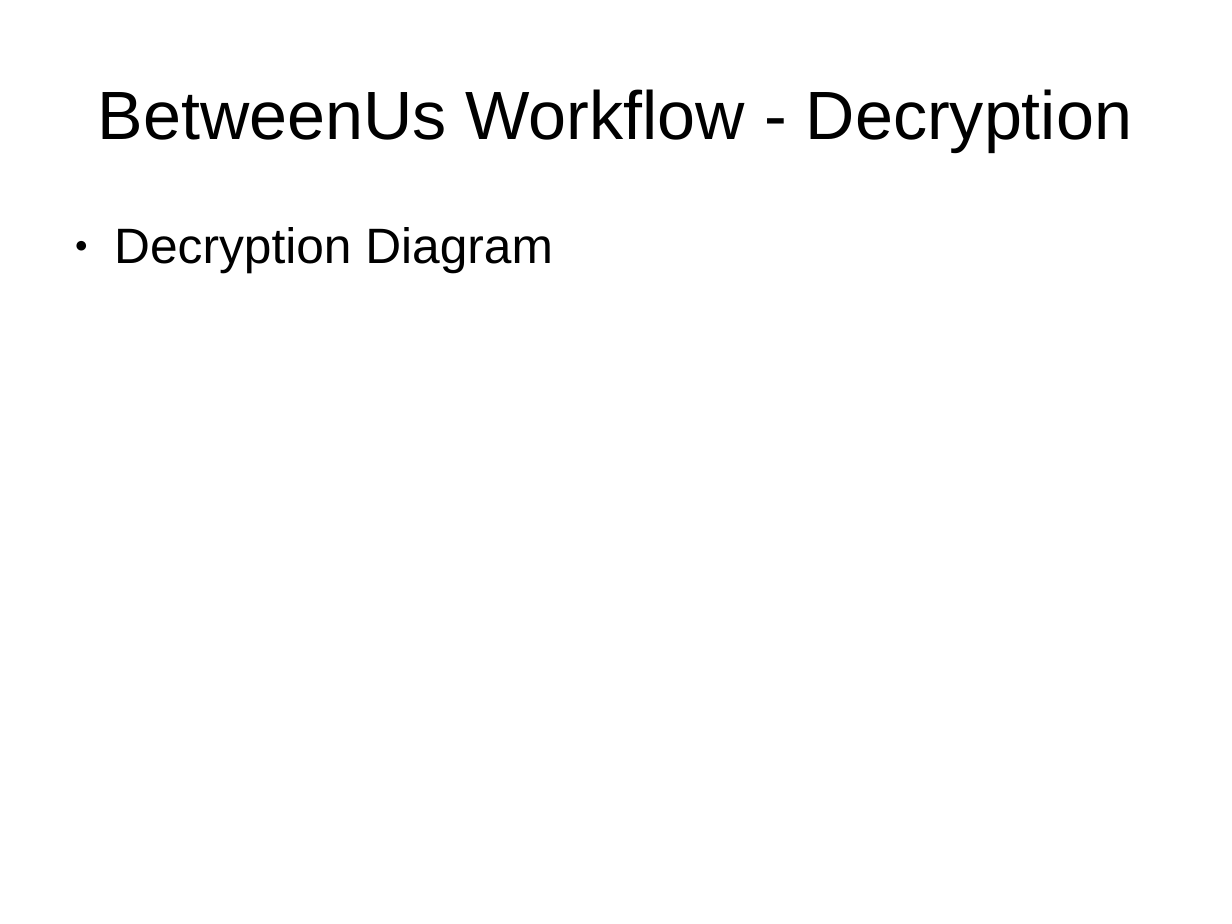
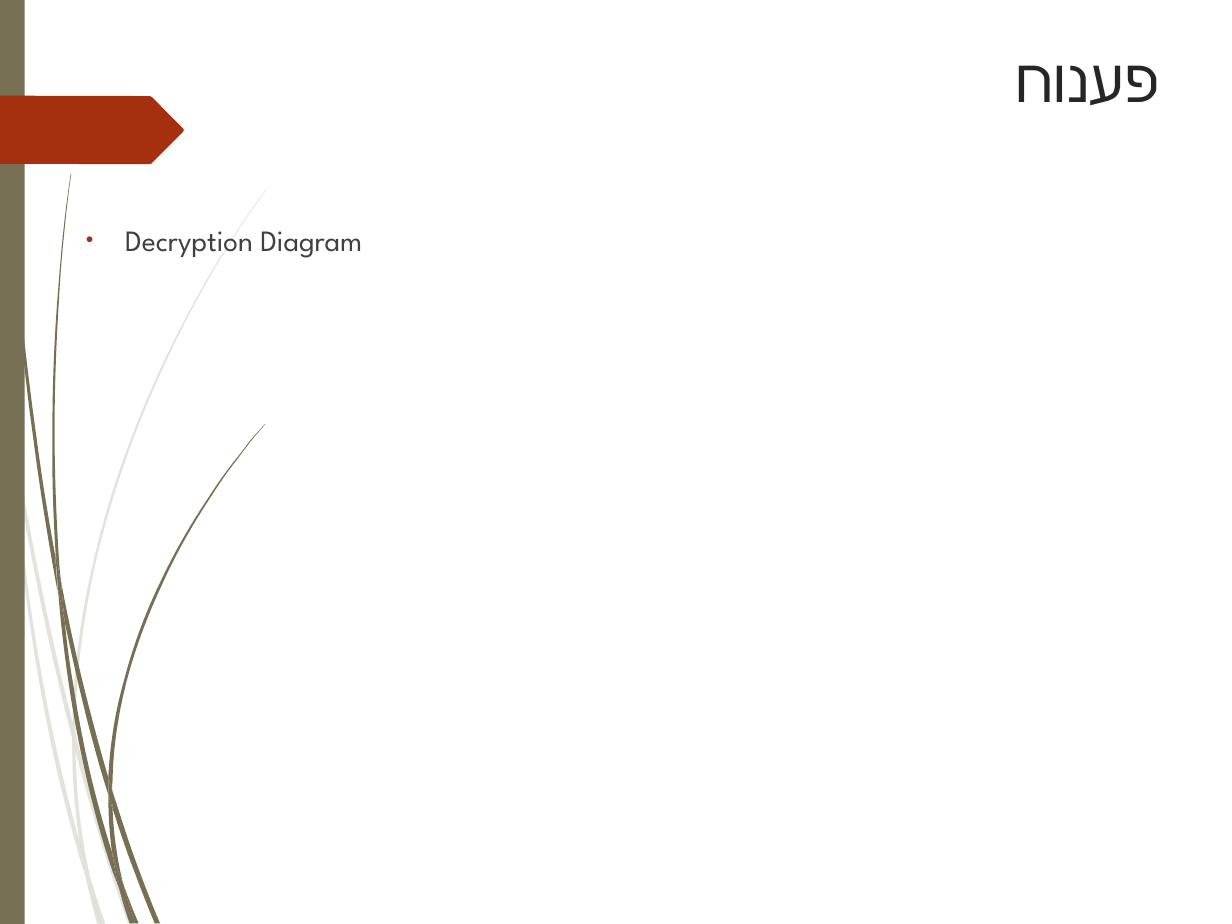
Before and after one commit to liranbg/BetweenUs, a slide deck: slide 9 of Presentation.ppt (slide 6 before the commit). Drawn at 1232x924 pixels with LibreOffice and Linux fonts; fonts in the diff are those of the drawing; background and template pictures are left out. Boxes give left, top, right and bottom in pixels: in the first picture for what was removed or moved away, otherwise in the second. Text is boxed around its words. In the diff, an @@ line names an element or a change of style, - is before the commit and + after.

```diff
--- a/Presentation.ppt
+++ b/Presentation.ppt
@@ rectangle added at <box>0,0,25,924</box>, fill #766F54 @@
@@ title "פענוח" at <box>1016,65,1159,105</box>: vertical alignment middle to top @@
@@ title at <box>1016,65,1159,105</box>: text changed; size 44 to 39 pt; font Arial to League Spartan; text colour #000000 to #262626 @@
-BetweenUs Workflow - Decryption
+פענוח
@@ freeform shape added at <box>0,96,183,164</box>, fill #A53010 @@
@@ text "Decryption Diagram" at <box>125,231,362,258</box>: size 32 to 19 pt, font Arial to League Spartan, text colour #000000 to #404040; line spacing 0.93 to 1; less space between paragraphs; bullet colour #000000 to #A53010 @@
@@ group added at <box>0,189,267,924</box>: 10 freeform shapes @@
@@ group added at <box>2,0,266,923</box>: 12 freeform shapes @@
```
Also in this commit, not shown: 6 other slides changed, 5 slides added, 1 slide removed, 1 other file.
